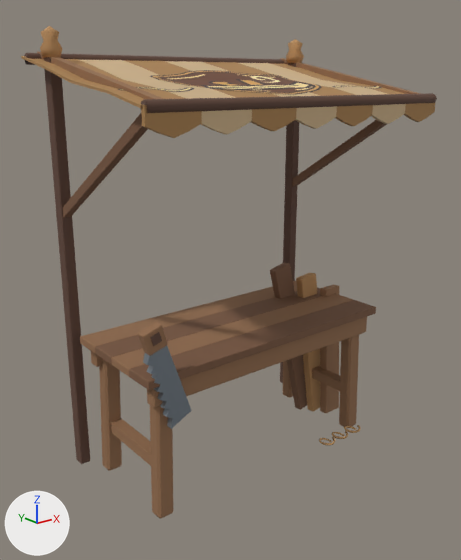
Before and after pictures for a commit that changed the glTF model assets/models/market/stall_carpenter.glb.
One viewpoint serves both versions: a 50 mm camera at (-2.28, -2.78, 2.24) aimed at (-0.07, -0.01, 1.13). Arrows for +X, +Y and +Z are at lower left; the lights stay in place. The older version comes first. Vertices at exactly the same position are counted once.

The first picture shows 'stall_carpenter'.
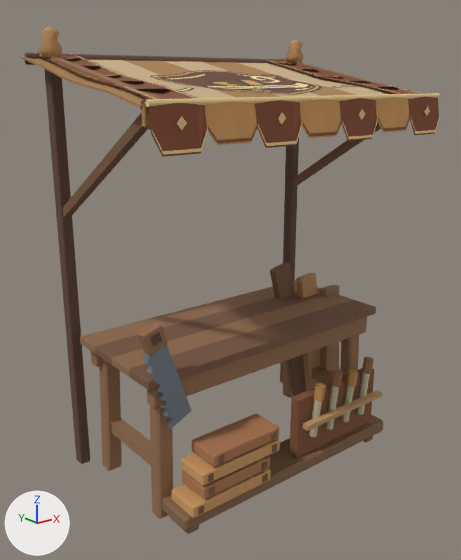
What changed in the scene script:
```text
Add mat_worked_brass_and_iron:
    mat_worked_brass_and_iron = bpy.data.materials.new('Worked brass and iron')
    mat_worked_brass_and_iron.use_nodes = True; mat_worked_brass_and_iron.node_tree.nodes.clear()
    _N = mat_worked_brass_and_iron.node_tree.nodes; _L = mat_worked_brass_and_iron.node_tree.links
    n0 = _N.new('ShaderNodeBsdfPrincipled'); n0.name = 'Principled BSDF'
    n0.inputs[1].default_value = 0.36  # 'Metallic'
    n0.inputs[2].default_value = 0.54  # 'Roughness'
    n1 = _N.new('ShaderNodeOutputMaterial'); n1.name = 'Material Output'
    n2 = _N.new('ShaderNodeVertexColor'); n2.name = 'Color Attribute'
    _L.new(n0.outputs[0], n1.inputs[0])  # 'BSDF' to 'Surface'
    _L.new(n2.outputs[0], n0.inputs[0])  # 'Color' to 'Base Color'
Add mat_carved_wood__cloth_and_stone:
    mat_carved_wood__cloth_and_stone = bpy.data.materials.new('Carved wood, cloth and stone')
    mat_carved_wood__cloth_and_stone.use_nodes = True; mat_carved_wood__cloth_and_stone.node_tree.nodes.clear()
    _N = mat_carved_wood__cloth_and_stone.node_tree.nodes; _L = mat_carved_wood__cloth_and_stone.node_tree.links
    n0 = _N.new('ShaderNodeBsdfPrincipled'); n0.name = 'Principled BSDF'
    n0.inputs[2].default_value = 0.92  # 'Roughness'
    n1 = _N.new('ShaderNodeOutputMaterial'); n1.name = 'Material Output'
    n2 = _N.new('ShaderNodeVertexColor'); n2.name = 'Color Attribute'
    _L.new(n0.outputs[0], n1.inputs[0])  # 'BSDF' to 'Surface'
    _L.new(n2.outputs[0], n0.inputs[0])  # 'Color' to 'Base Color'
Change me_stall_carpenter:
    used by ob_stall_carpenter; location = (0.0, 0.0, 0.0)
    remove me_stall_carpenter.from_pydata(...)  # 1170 vertices, 2106 faces; spans x -0.95..0.95, y -0.6..0.6, z 0.0..2.5
    add me_stall_carpenter.from_pydata(...)  # 1838 vertices, 2994 faces; spans x -0.95..0.95, y -0.64..0.6, z 0.0..2.5
    me_stall_carpenter part 1: a new loose piece, an 8-sided cylinder along x spanning x -0.946..0.946, y -0.616..-0.588, z 2.144..2.172, in mat_carved_wood__cloth_and_stone
    me_stall_carpenter part 2: a new loose piece, a box spanning x -0.727..-0.657, y -0.487..-0.315, z 0.003..0.133, in mat_carved_wood__cloth_and_stone
    me_stall_carpenter part 3: a new loose piece, a box spanning x -0.7..-0.668, y -0.549..-0.543, z 0.1465..0.1875, in mat_carved_wood__cloth_and_stone
    me_stall_carpenter part 4: a new loose piece, a box spanning x -0.636..-0.604, y -0.549..-0.543, z 0.3085..0.3495, in mat_carved_wood__cloth_and_stone
    me_stall_carpenter part 5: a new loose piece, a box spanning x -0.6305..-0.5985, y -0.549..-0.543, z 0.2275..0.2685, in mat_carved_wood__cloth_and_stone
    me_stall_carpenter part 6: a new loose piece, a box spanning x -0.5665..-0.5345, y -0.549..-0.543, z 0.3895..0.4305, in mat_carved_wood__cloth_and_stone
    me_stall_carpenter part 7: a new loose piece, a box spanning x 0.042..0.702, y -0.492..-0.432, z 0.146..0.516, in mat_carved_wood__cloth_and_stone
    me_stall_carpenter part 8: a new loose piece, a box spanning x 0.043..0.693, y -0.57..-0.529, z 0.361..0.389, in mat_carved_wood__cloth_and_stone
    me_stall_carpenter part 9: 280 vertices added at x -0.77..0.8, y -0.54..-0.29, z 0.06..0.63
    me_stall_carpenter part 10: 276 vertices added at x -0.94..0.94, y -0.64..0.59, z 1.96..2.38
    other edits to the shape of me_stall_carpenter do not show in these pictures
    add me_stall_carpenter.materials.append(mat_carved_wood__cloth_and_stone)
    add me_stall_carpenter.materials.append(mat_worked_brass_and_iron)
```

Boxes (x1, y1, x2, y2) around the edits, measured in the pictures (461 x 560 px):
'stall_carpenter', reshaped: before (21, 26, 437, 518); after (21, 26, 440, 534)
part 1 of me_stall_carpenter, added (brown): after (145, 93, 440, 107)
part 2 of me_stall_carpenter, added: after (170, 517, 199, 534)
part 3 of me_stall_carpenter, added: after (198, 505, 204, 515)
part 4 of me_stall_carpenter, added: after (208, 473, 214, 482)
part 5 of me_stall_carpenter, added: after (209, 486, 215, 496)
part 6 of me_stall_carpenter, added: after (219, 454, 225, 464)
part 7 of me_stall_carpenter, added (brown): after (289, 368, 374, 458)
part 8 of me_stall_carpenter, added (brown): after (302, 390, 382, 431)
part 9 of me_stall_carpenter, added (brown): after (162, 357, 383, 530)
part 10 of me_stall_carpenter, added (brown): after (38, 55, 440, 157)
